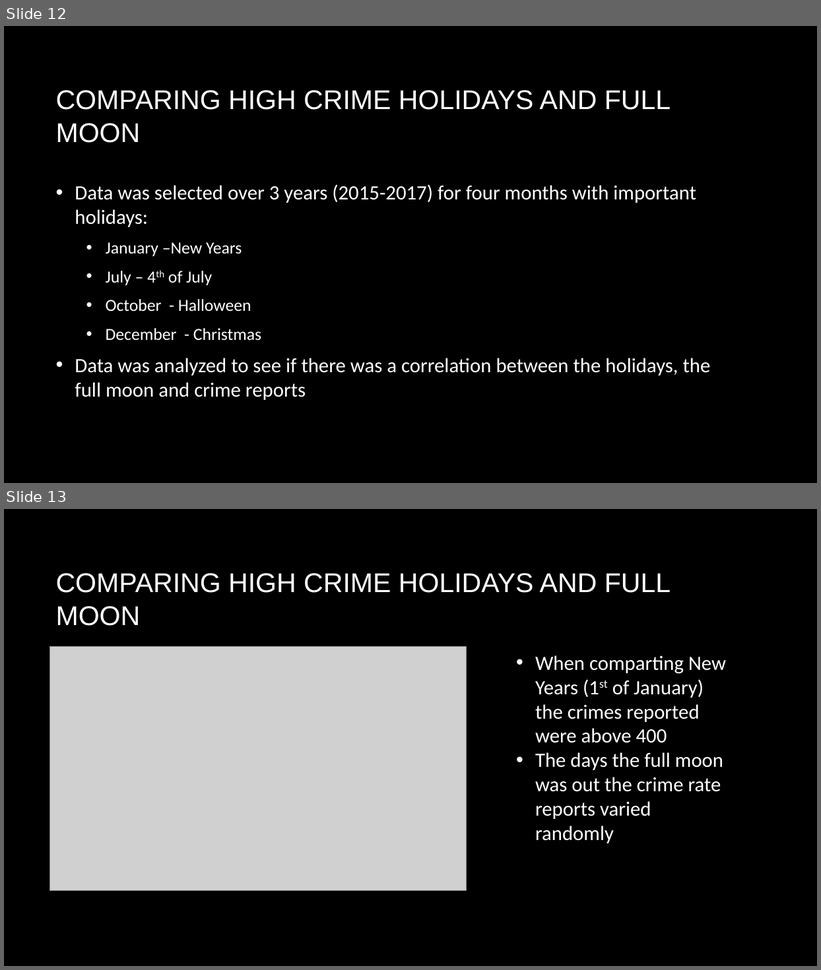
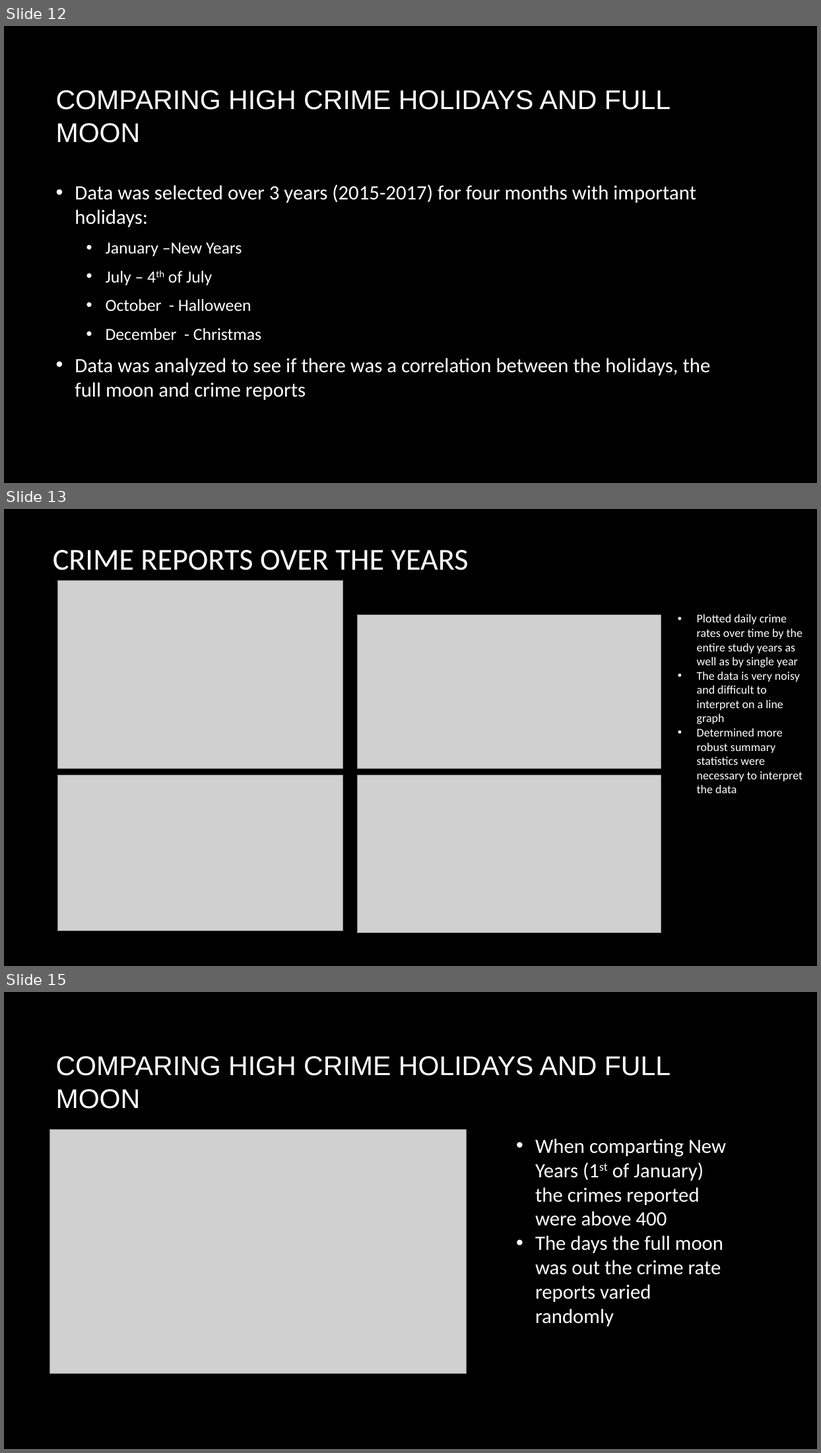
Before and after one commit to flashforward89/Project-1, a slide deck: Master Folder/Lunar Phase Influence On Crime in Austin Texas (3).pptx. Shown one above the other, each under a label of ours: slides 12 and 13 before the commit, slides 12, 13 and 15 after it; the slides between them are not shown. The pictures are 821x970 and 821x1453 pixels, drawn with LibreOffice and Linux fonts; fonts in the diff are those of the drawing; grey boxes stand for pictures; background and template pictures are left out. Boxes give left, top, right and bottom in pixels: in the first picture for what was removed or moved away, otherwise in the second. Text is boxed around its words. In the diff, an @@ line names an element or a change of style, - is before the commit and + after.

Commit message:
added monthly graphs to ppt

```diff
--- a/Master Folder/Lunar Phase Influence On Crime in Austin Texas (3).pptx
+++ b/Master Folder/Lunar Phase Influence On Crime in Austin Texas (3).pptx
@@ slide 13 added at <box>4,509,817,966</box>, background picture (left out) @@
@@ title added at <box>53,550,469,570</box>, 36 pt, text #FFFFFF @@
+CRIME REPORTS OVER THE YEARS
@@ picture added at <box>57,580,343,769</box> @@
@@ picture added at <box>358,615,661,769</box> @@
@@ text added at <box>697,614,803,793</box>, 14 pt, text #FFFFFF @@
+• Plotted daily crime rates over time by the entire study years as well as by single year
+• The data is very noisy and difficult to interpret on a line graph
+• Determined more robust summary statistics were necessary to interpret the data
@@ picture added at <box>57,776,343,931</box> @@
@@ picture added at <box>358,776,661,933</box> @@
@@ what was slide 13 is now slide 15 @@
```
Also in this commit, not shown: 1 other slide added, 1 other file.
